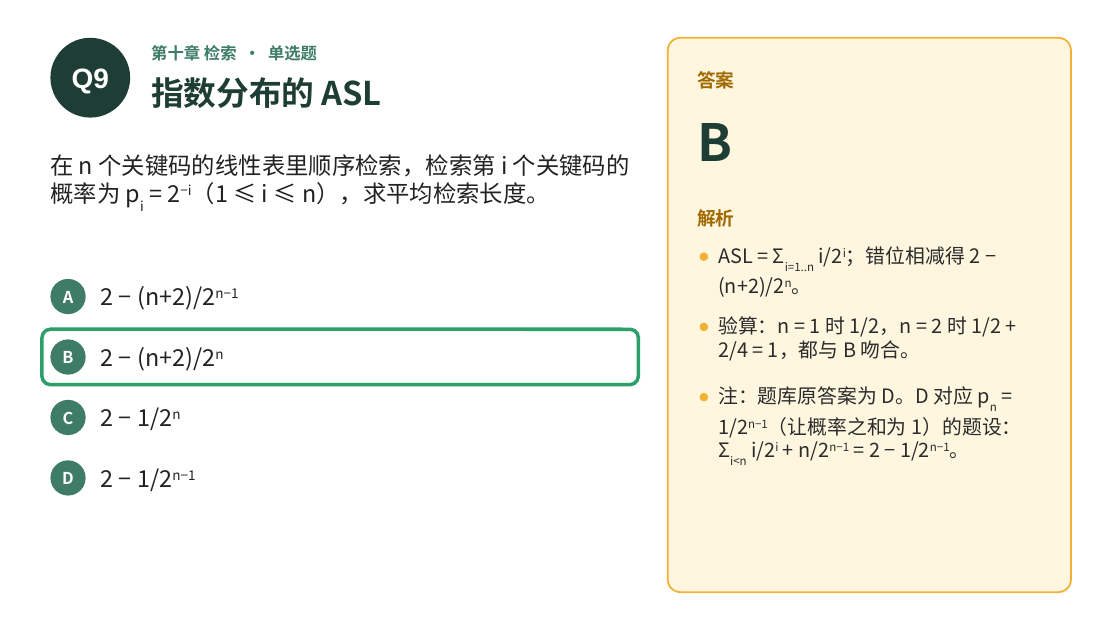
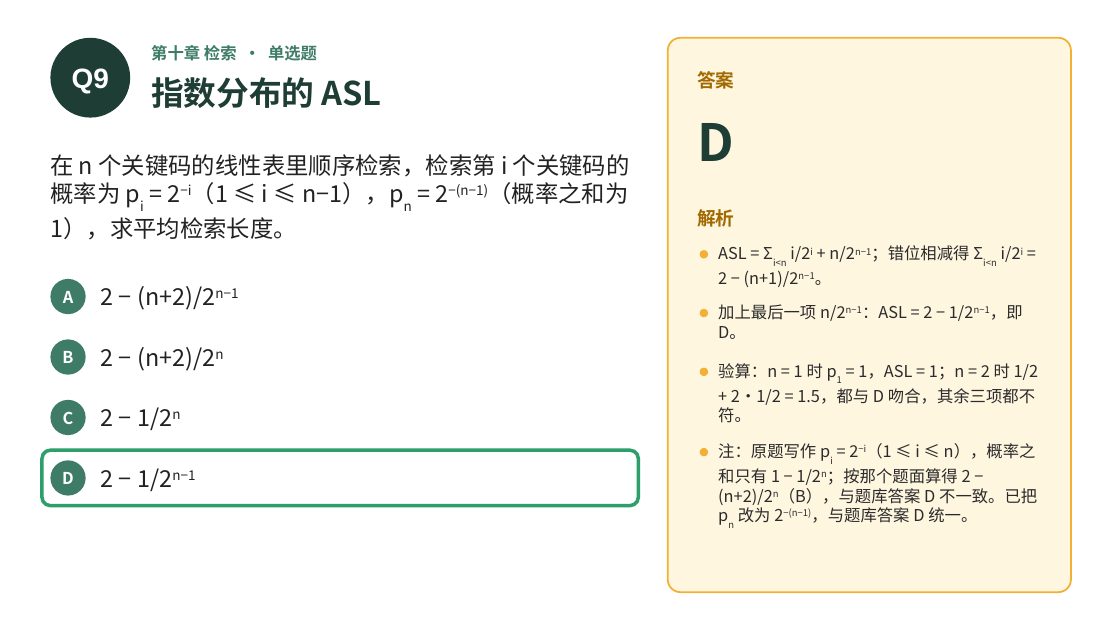
Before and after one commit to GMyhf/2026fall-cs201, a slide deck: slide 22 of courseware/202609_DSA_MOOC_Quiz_CH09-10.pptx. Drawn at 1120x630 pixels with LibreOffice and Linux fonts; fonts in the diff are those of the drawing. Boxes give left, top, right and bottom in pixels: in the first picture for what was removed or moved away, otherwise in the second. Text is boxed around its words. In the diff, an @@ line names an element or a change of style, - is before the commit and + after.

```diff
--- a/courseware/202609_DSA_MOOC_Quiz_CH09-10.pptx
+++ b/courseware/202609_DSA_MOOC_Quiz_CH09-10.pptx
@@ text at (697, 123, 734, 161): text changed @@
-B
+D
@@ text at (50, 154, 630, 240): text changed @@
-在 n 个关键码的线性表里顺序检索，检索第 i 个关键码的概率为 pi = 2−i（1 ≤ i ≤ n），求平均检索长度。
+在 n 个关键码的线性表里顺序检索，检索第 i 个关键码的概率为 pi = 2−i（1 ≤ i ≤ n−1），pn = 2−(n−1)（概率之和为 1），求平均检索长度。
@@ text at (718, 245, 1021, 287): text changed; size 17 to 14 pt @@
-ASL = Σi=1..n i/2i；错位相减得 2 − (n+2)/2n。
+ASL = Σi<n i/2i + n/2n−1；错位相减得 Σi<n i/2i = 2 − (n+1)/2n−1。
@@ ellipse: place and size @@
-ellipse at (700, 323, 708, 331)
+ellipse at (700, 309, 708, 318)
@@ text at (718, 304, 1023, 339): text changed; size 17 to 14 pt @@
-验算：n = 1 时 1/2，n = 2 时 1/2 + 2/4 = 1，都与 B 吻合。
+加上最后一项 n/2n−1：ASL = 2 − 1/2n−1，即 D。
@@ ellipse: place and size @@
-ellipse at (700, 393, 708, 402)
+ellipse at (700, 368, 708, 376)
@@ text at (718, 363, 1039, 423): text changed; size 17 to 14 pt @@
-注：题库原答案为 D。D 对应 pn = 1/2n−1（让概率之和为 1）的题设：Σi<n i/2i + n/2n−1 = 2 − 1/2n−1。
+验算：n = 1 时 p1 = 1，ASL = 1；n = 2 时 1/2 + 2·1/2 = 1.5，都与 D 吻合，其余三项都不符。
@@ ellipse added at (700, 448, 708, 456), fill #F2B134 @@
@@ text added at (718, 443, 1037, 523), 14 pt, text #2B2B2B @@
+注：原题写作 pi = 2−i（1 ≤ i ≤ n），概率之和只有 1 − 1/2n；按那个题面算得 2 − (n+2)/2n（B），与题库答案 D 不一致。已把 pn 改为 2−(n−1)，与题库答案 D 统一。
@@ rounded rectangle: place and size @@
-rounded rectangle at (42, 329, 639, 385)
+rounded rectangle at (42, 450, 639, 506)
```
Also in this commit, not shown: 1 other slide changed, 3 other files.
